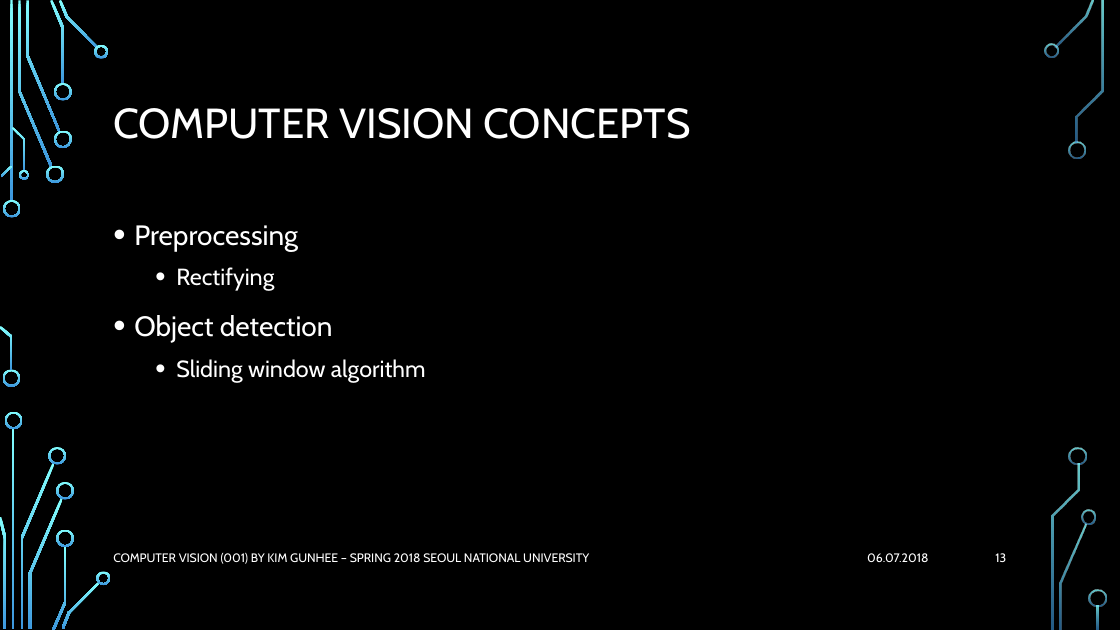
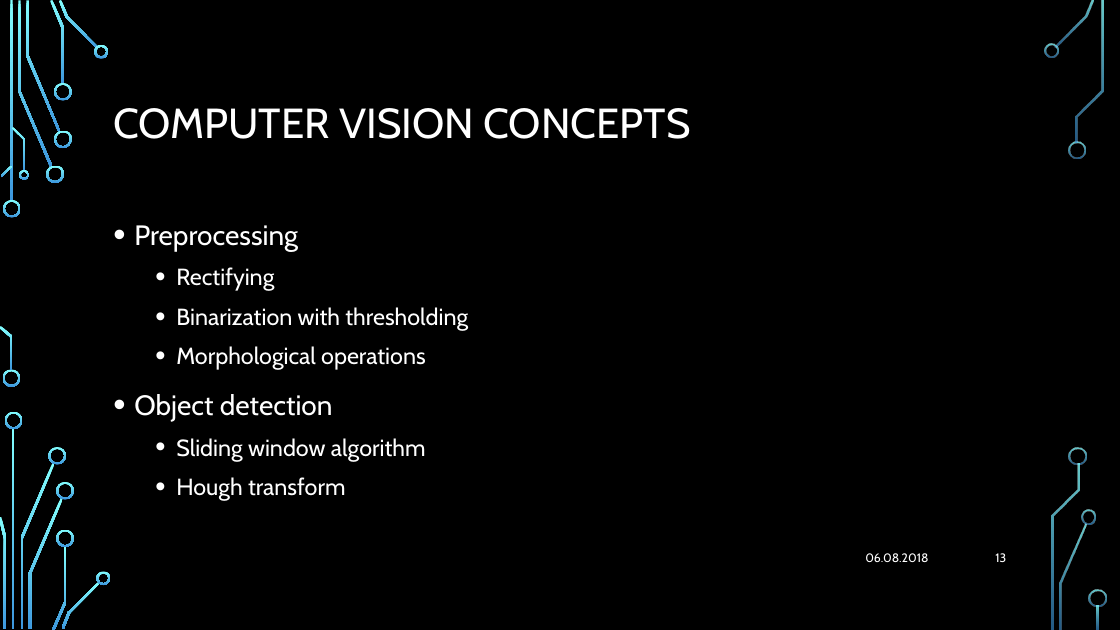
Before and after one commit to Flunzmas/CV_SNU_Group_Project, a slide deck: slide 13 of presentation/CV_Proj_Presentation_2.pptx. Drawn at 1120x630 pixels with LibreOffice and Linux fonts; fonts in the diff are those of the drawing; background and template pictures are left out. Boxes give left, top, right and bottom in pixels: in the first picture for what was removed or moved away, otherwise in the second. Text is boxed around its words. In the diff, an @@ line names an element or a change of style, - is before the commit and + after.

```diff
--- a/presentation/CV_Proj_Presentation_2.pptx
+++ b/presentation/CV_Proj_Presentation_2.pptx
@@ text at box(176, 307, 468, 370): paragraphs added @@
+  • Binarization with thresholding
+  • Morphological operations
@@ text at box(176, 477, 345, 501): paragraph added @@
+  • Hough transform
@@ text removed at box(113, 553, 589, 564) @@
-COMPUTER VISION (001) BY KIM GUNHEE – SPRING 2018 SEOUL NATIONAL UNIVERSITY
@@ text at box(865, 553, 928, 562): text changed @@
-06.07.2018
+06.08.2018
```
Also in this commit, not shown: 12 other slides changed.
